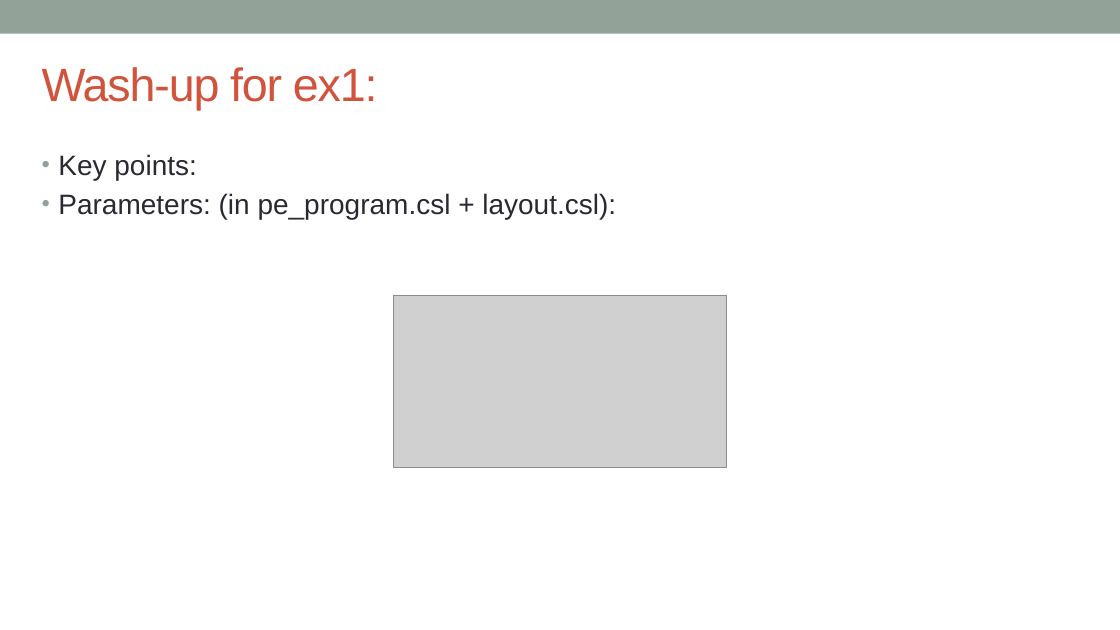
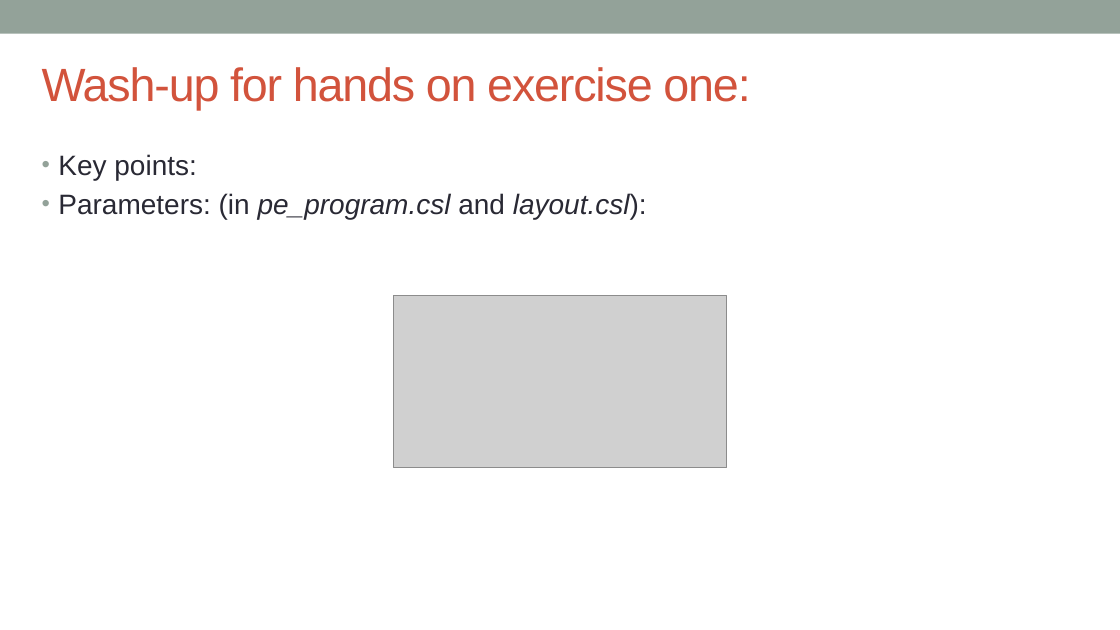
Before and after one commit to EPCCed/cs2-sdk-training, a slide deck: slide 4 of lectures/powerpoints/hands-on-1+washup.pptx (slide 6 before the commit). Drawn at 1120x630 pixels with LibreOffice and Linux fonts; fonts in the diff are those of the drawing; grey boxes stand for pictures. Boxes give left, top, right and bottom in pixels: in the first picture for what was removed or moved away, otherwise in the second. Text is boxed around its words. In the diff, an @@ line names an element or a change of style, - is before the commit and + after.

```diff
--- a/lectures/powerpoints/hands-on-1+washup.pptx
+++ b/lectures/powerpoints/hands-on-1+washup.pptx
@@ title at <box>42,67,750,111</box>: text changed @@
-Wash-up for ex1:
+Wash-up for hands on exercise one:
@@ text at <box>58,193,647,219</box>: text changed; italic on @@
-• Parameters: (in pe_program.csl + layout.csl):
+• Parameters: (in pe_program.csl and layout.csl):
```
Also in this commit, not shown: 7 other slides changed, 3 slides removed.
